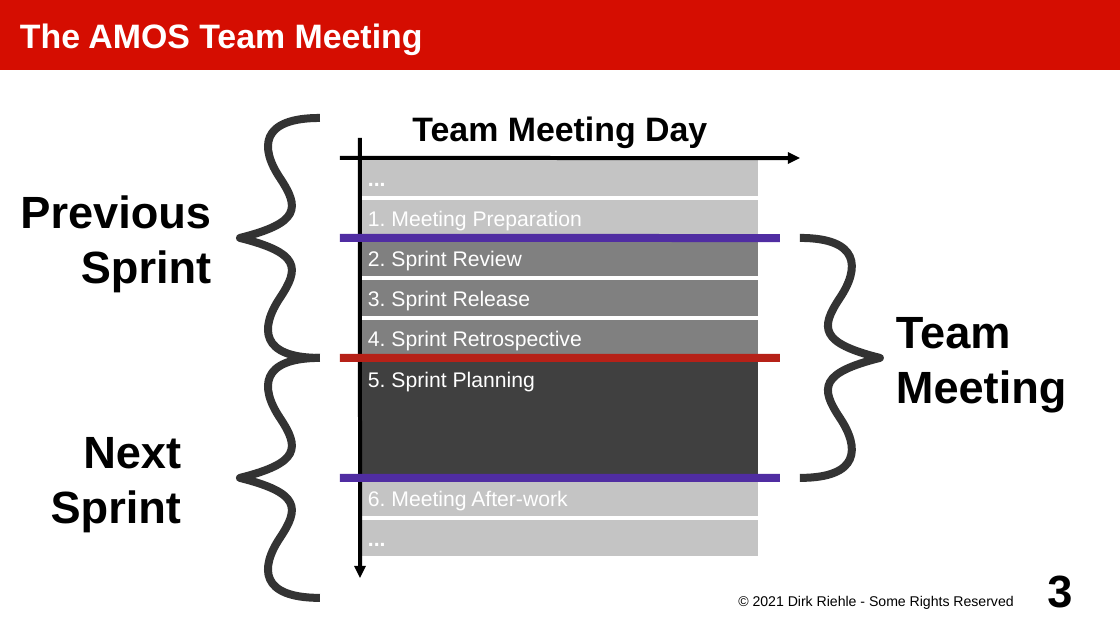
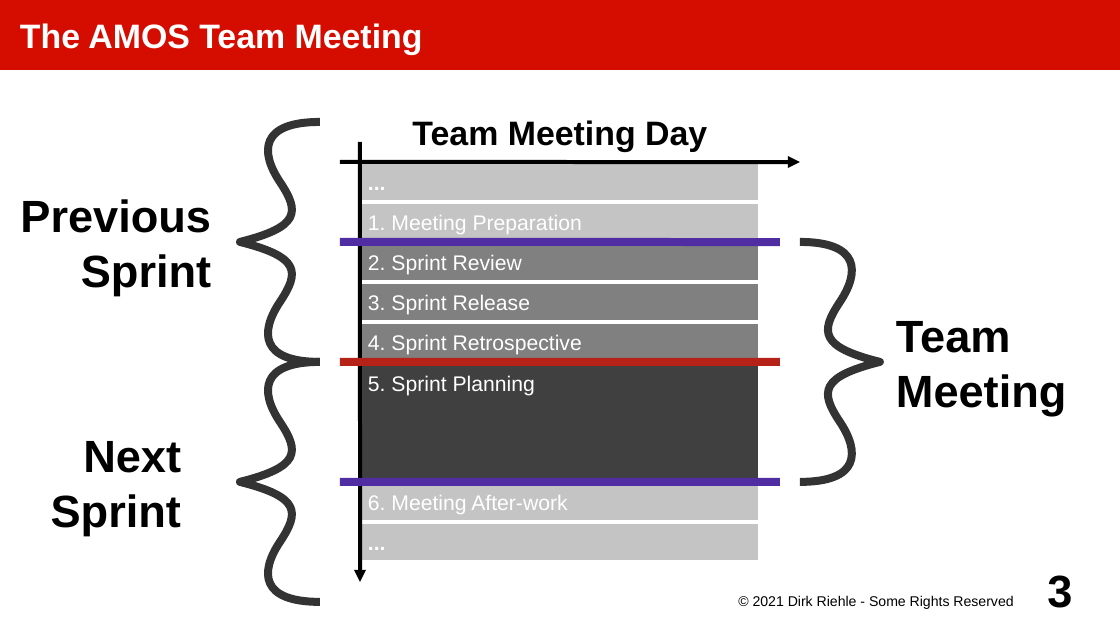
Before and after one commit to dirkriehle/amos-course, a slide deck: slide 3 of Lecture slides/AMOS B02 - The Team Meeting.odp. Drawn at 1120x630 pixels with LibreOffice and Linux fonts; fonts in the diff are those of the drawing. Boxes give left, top, right and bottom in pixels: in the first picture for what was removed or moved away, otherwise in the second. Text is boxed around its words. In the diff, an @@ line names an element or a change of style, - is before the commit and + after.

```diff
--- a/Lecture slides/AMOS B02 - The Team Meeting.odp
+++ b/Lecture slides/AMOS B02 - The Team Meeting.odp
@@ 8 rectangles, 4 texts, 3 freeform shapes, 3 lines, 2 arrows: place and size @@
-8 rectangles, 4 texts, 3 freeform shapes, 3 lines, 2 arrows at box(20, 116, 1066, 598)
+8 rectangles, 4 texts, 3 freeform shapes, 3 lines, 2 arrows at box(20, 120, 1066, 602)
```
Also in this commit, not shown: 7 other slides changed, 3 other files.
